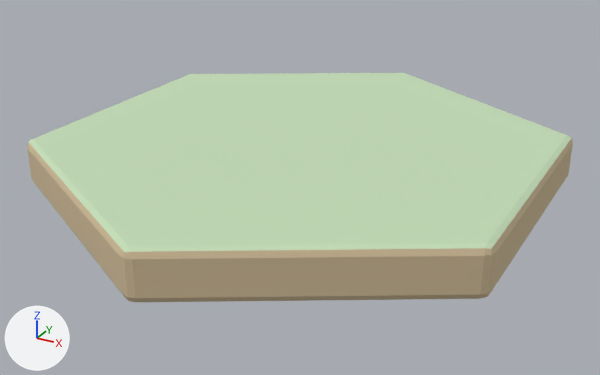
One commit to the glTF model public/models/hex_plains.glb: the scene before it, then after it.
Rendered twice from a camera (50 mm lens) standing at (0.789, -1.441, 0.704) and looking at (0.009, -0.023, -0.005). The axes (+X, +Y, +Z) are drawn at lower left. The lights are the same throughout. The first picture is the older version.

Names of what the first picture shows: 'hex_plains'.
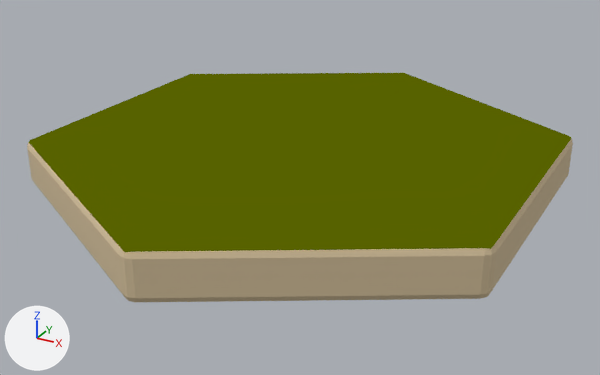
Where the change shows, as pixel boxes [x1, y1, x2, y2] in the pictures (600 x 375 px):
'hex_plains', recoloured (green to yellow)
    both: [27, 73, 573, 256]

What changed in the scene script:
```text
Change mat_plains_grass:
    remove # nodes: BsdfPrincipled, OutputMaterial
    remove # colours: green #c4ddb8
    nodes: BsdfTransparent, Emission, LightPath, MixShader, OutputMaterial
    colours: dark yellow #576200
```
